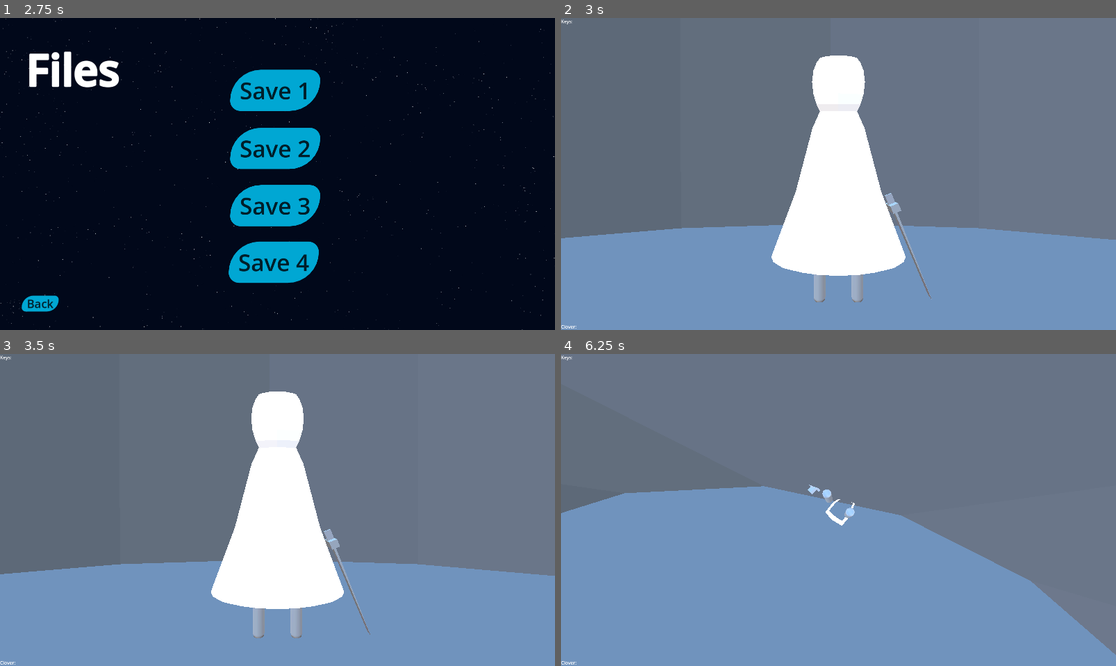
Above: before the commit, frames 1-4 (two rows, left to right).
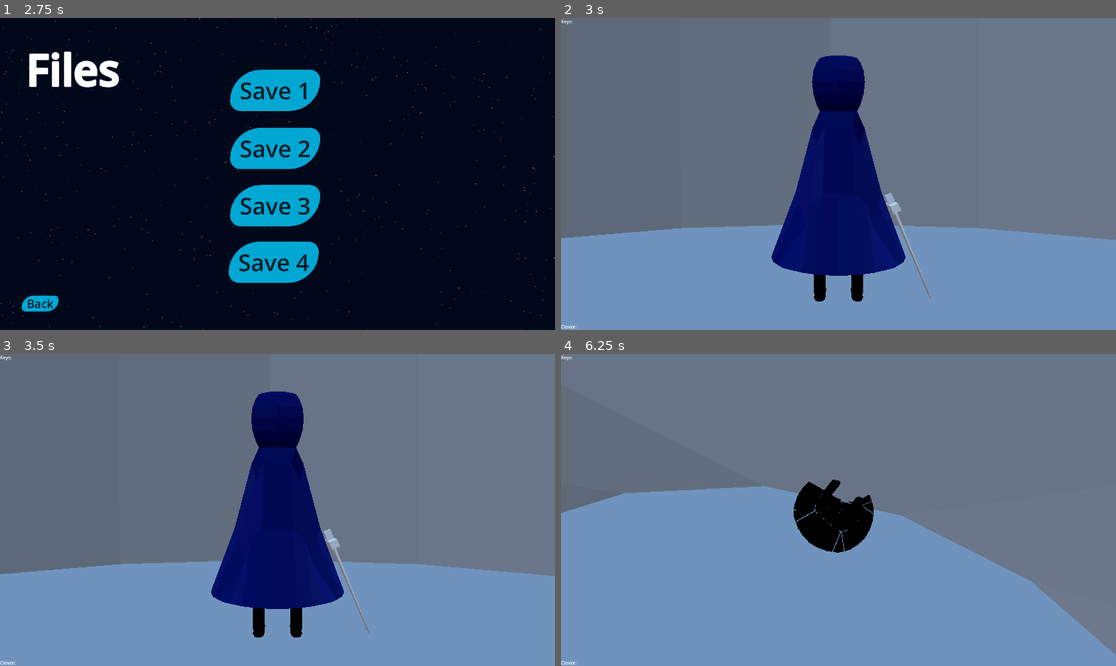
Above: after the commit, the same moments.

Repository: ruapotato/Gravitationally-Challenged
Game: Godot game, scene res://2d_interfaces/Title.tscn
The game is run twice, just before and just after one commit, with the same random seed, the same clock (stepped at 60 frames per second) and the same inputs.
Inputs (mouse positions are in pixels of both pictures, inside the frame that each line leads up to):
- Up to frame 1 (2.75 s): click "Play" at 0.5 s; click "Back" at 1.25 s; click "Play" at 2 s
- Up to frame 2 (3 s): click "Save 1" at 2.75 s
- Up to frame 3 (3.5 s): no input
- Up to frame 4 (6.25 s): tap Enter at 3.5 s; move the mouse to (866, 510) at 3.52 s; press the mouse at (866, 510) at 3.53 s; hold W (up) from 3.53 s (still down); move the mouse to (810, 510) at 4.27 s; release the mouse at (810, 510) at 4.28 s; tap Mouse wheel up (zoom_in) at 4.35 s; tap Space (reverse) at 5 s; move the mouse to (849, 503) at 5.02 s; hold Mouse wheel down (zoom_out) 5.03-5.78 s; move the mouse to (832, 516) at 5.77 s; click (832, 516) at 5.85 s

Frame 1 is identical in both runs. In frame 2, 10% of the frame differs, in the area x 37-63%, y 12-92%; in frame 3, 9.9%; in frame 4, 2.3%.

Commit message:
Add cute feet

Diff:
--- a/entities/legs.gd
+++ b/entities/legs.gd
@@ -5,7 +5,7 @@
 
 const LEG_SPEED = 8.0  # Speed of leg swing
 const MAX_ANGLE = PI/10  # Maximum swing angle
-const LEG_LENGTH = 0.35  # Length of each leg
+const LEG_LENGTH = 0.32  # Length of each leg
 const RESET_SPEED = 5.0  # Speed at which legs return to neutral
 
 var time: float = 0.0
@@ -39,6 +39,7 @@
 	return null
 
 
+
 func create_leg_mesh(name: String, offset: float) -> Node3D:
 	# Create a root node for the leg system
 	var root = Node3D.new()
@@ -58,10 +59,39 @@
 	capsule.height = LEG_LENGTH
 	leg.mesh = capsule
 
-	# Position the leg mesh to hang down from its pivot point
+	# Create an unshaded black material
+	var material = StandardMaterial3D.new()
+	material.shading_mode = StandardMaterial3D.SHADING_MODE_UNSHADED
+	material.albedo_color = Color.BLACK
+
+	# Apply the material to the leg mesh
+	leg.material_override = material
+
+	# Position the leg mesh
 	leg.position = Vector3(0, -LEG_LENGTH/2, 0)
 	root.add_child(leg)
+
+	# Create foot (horizontal part of the L)
+	var foot = MeshInstance3D.new()
+	foot.name = "foot"
+
+	# Create capsule mesh for foot
+	var foot_capsule = CapsuleMesh.new()
+	foot_capsule.radius = 0.03  # Same as leg
+	foot_capsule.height = 0.15   # Length of foot
+	foot.mesh = foot_capsule
+
+	# Use same material for foot
+	foot.material_override = material
+
+	# Position and rotate the foot to make L shape pointing forward
+	foot.position = Vector3(0, -LEG_LENGTH, -0.05)
+	foot.scale = Vector3(1,1,.8)
+	foot.rotation_degrees = Vector3(90, 0, 0)  # Added 180 degrees Y rotation to flip it around
+	root.add_child(foot)
+
 	return root
+
 
 func animate_legs(delta: float, speed: float):
 	time += delta * LEG_SPEED * speed
--- a/entities/player.tscn
+++ b/entities/player.tscn
@@ -1,7 +1,8 @@
-[gd_scene load_steps=6 format=3 uid="uid://bej60nbr21nhf"]
+[gd_scene load_steps=7 format=3 uid="uid://bej60nbr21nhf"]
 
 [ext_resource type="PackedScene" uid="uid://ci6dvjpgwuevu" path="res://import/player.glb" id="2_5hcgc"]
 [ext_resource type="Script" path="res://entities/player.gd" id="2_ivawi"]
+[ext_resource type="Material" uid="uid://5by4njtaogfn" path="res://native/player.tres" id="3_0dd4x"]
 [ext_resource type="Script" path="res://entities/legs.gd" id="3_pa33j"]
 [ext_resource type="PackedScene" uid="uid://bif4c56lalkna" path="res://weapons/sword.tscn" id="4_4lhy3"]
 
@@ -42,9 +43,14 @@
 [node name="mesh" parent="." instance=ExtResource("2_5hcgc")]
 transform = Transform3D(1, 0, 0, 0, 1, 0, 0, 0, 1, 0, 0.432527, 0)
 
+[node name="Plane" parent="mesh" index="0"]
+surface_material_override/0 = ExtResource("3_0dd4x")
+
 [node name="LegAnimator" type="Node3D" parent="mesh"]
 transform = Transform3D(1, 0, 0, 0, 1, 0, 0, 0, 1, 0, -0.326193, 0)
 script = ExtResource("3_pa33j")
 
 [node name="sword" parent="mesh" instance=ExtResource("4_4lhy3")]
 transform = Transform3D(1, 0, 0, 0, 1, 0, 0, 0, 1, -0.0162662, -0.00556868, 0)
+
+[editable path="mesh"]
--- a/levels/level3.tscn
+++ b/levels/level3.tscn
@@ -1,7 +1,7 @@
 [gd_scene load_steps=9 format=3 uid="uid://cxkjn2ud2f6b4"]
 
 [ext_resource type="PackedScene" uid="uid://drr77kuodww16" path="res://import/level3_walls.glb" id="1_61nwe"]
-[ext_resource type="Material" uid="uid://djvdvkfwwlqx4" path="res://navite/fall_level.tres" id="2_4arlq"]
+[ext_resource type="Material" uid="uid://djvdvkfwwlqx4" path="res://native/fall_level.tres" id="2_4arlq"]
 [ext_resource type="PackedScene" uid="uid://bfc7h1id7p8rn" path="res://level_bits/ground_small.tscn" id="2_7tejp"]
 [ext_resource type="PackedScene" uid="uid://x5eqae34nmf7" path="res://level_bits/ground_large.tscn" id="3_srdlq"]
 [ext_resource type="PackedScene" uid="uid://bsl58gebtwki8" path="res://level_bits/key.tscn" id="4_q8msd"]
--- /dev/null
+++ b/native/player.tres
@@ -0,0 +1,12 @@
+[gd_resource type="StandardMaterial3D" load_steps=2 format=3 uid="uid://5by4njtaogfn"]
+
+[sub_resource type="StandardMaterial3D" id="StandardMaterial3D_43525"]
+cull_mode = 1
+shading_mode = 0
+albedo_color = Color(0, 0, 0, 1)
+grow = true
+grow_amount = -0.015
+
+[resource]
+next_pass = SubResource("StandardMaterial3D_43525")
+albedo_color = Color(0, 0.0245, 0.21, 1)
Not shown: 1 places in 2d_interfaces/main_menu.tscn that only renumber resources
Renamed: navite/fall_level.tres -> native/fall_level.tres
